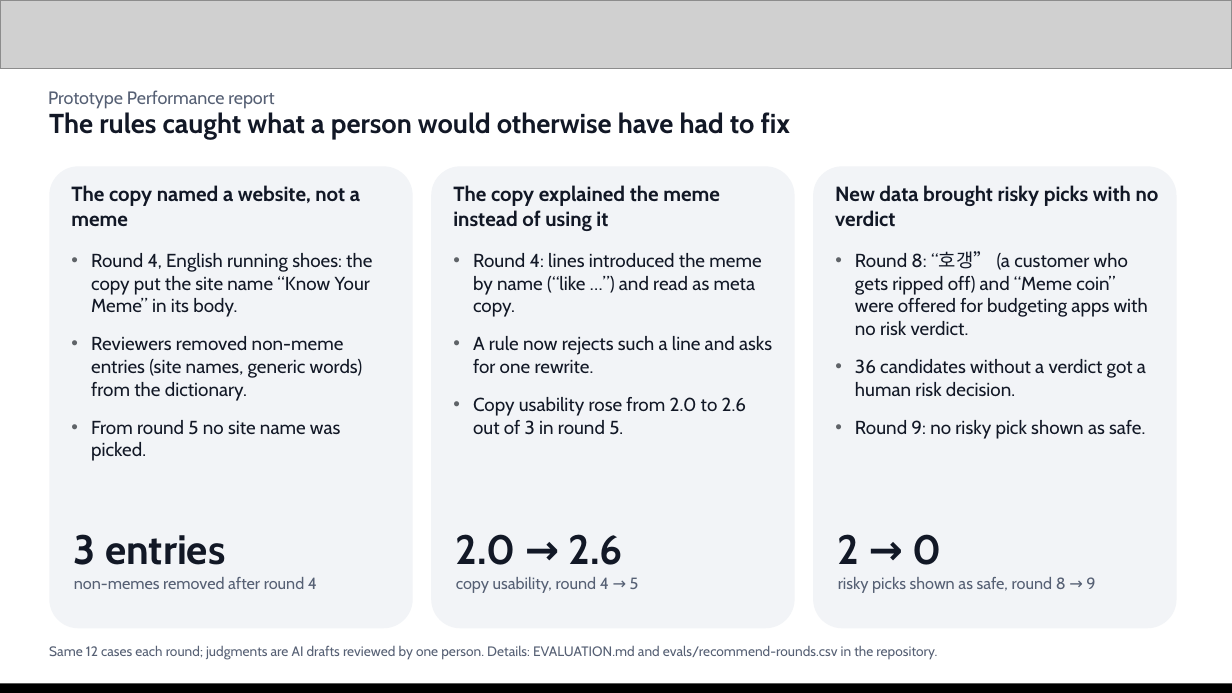
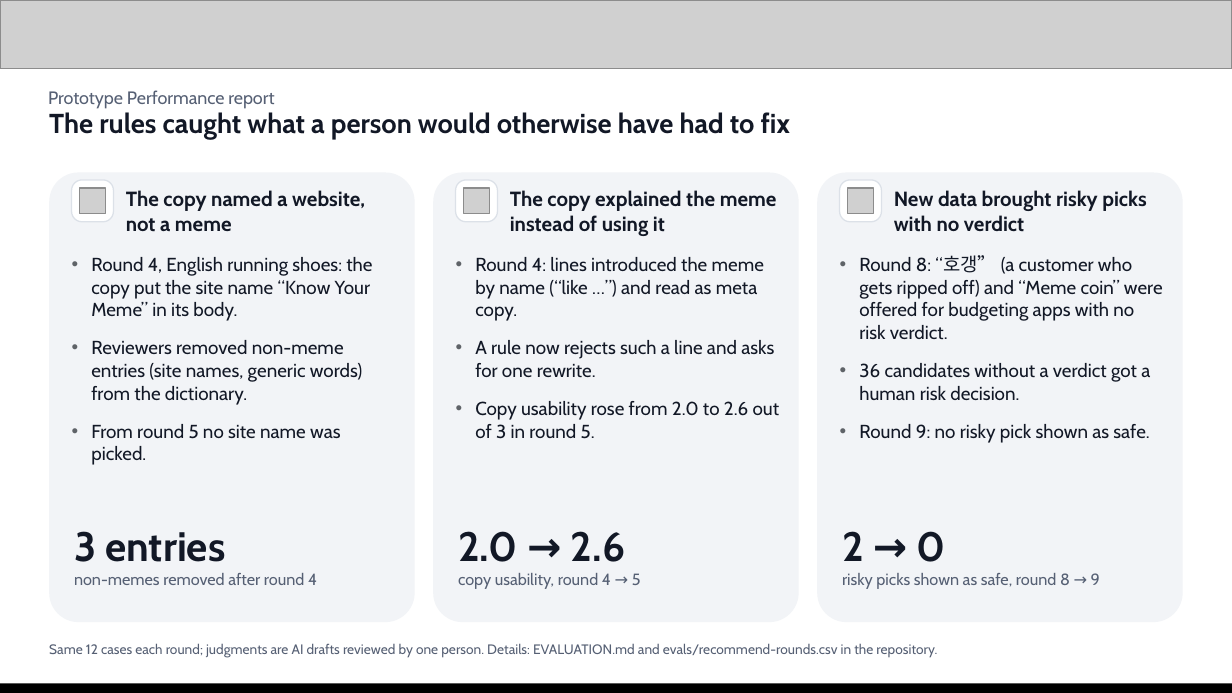
Before and after one commit to Sihyeon-Ji/trend-interpreter, a slide deck: slide 11 of docs/대회/제출/AI-Builder-Cup-제출-초안.pptx. Drawn at 1232x693 pixels with LibreOffice and Linux fonts; fonts in the diff are those of the drawing; grey boxes stand for pictures. Boxes give left, top, right and bottom in pixels: in the first picture for what was removed or moved away, otherwise in the second. Text is boxed around its words. In the diff, an @@ line names an element or a change of style, - is before the commit and + after.

```diff
--- a/docs/대회/제출/AI-Builder-Cup-제출-초안.pptx
+++ b/docs/대회/제출/AI-Builder-Cup-제출-초안.pptx
@@ rounded rectangle: place and size @@
-rounded rectangle at [49, 166, 413, 628]
+rounded rectangle at [49, 172, 415, 622]
@@ rounded rectangle: place and size @@
-rounded rectangle at [431, 166, 795, 628]
+rounded rectangle at [434, 172, 800, 622]
@@ rounded rectangle: place and size @@
-rounded rectangle at [813, 166, 1177, 628]
+rounded rectangle at [817, 172, 1183, 622]
@@ rounded rectangle added at [71, 180, 113, 222], fill #FFFFFF, outline #DCE1E8 0.75 pt @@
@@ picture added at [80, 188, 106, 214] @@
@@ text "The copy named a website, ..." rewrapped from [71, 185, 360, 226] to [126, 190, 365, 232] @@
@@ rounded rectangle added at [456, 180, 498, 222], fill #FFFFFF, outline #DCE1E8 0.75 pt @@
@@ picture added at [463, 188, 489, 214] @@
@@ text "The copy explained the meme ...": place and size @@
-text "The copy explained the meme ..." at [453, 185, 720, 231]
+text "The copy explained the meme ..." at [510, 190, 777, 236]
@@ rounded rectangle added at [839, 180, 881, 222], fill #FFFFFF, outline #DCE1E8 0.75 pt @@
@@ picture added at [848, 188, 873, 214] @@
@@ text "New data brought risky picks ..." rewrapped from [835, 185, 1159, 227] to [894, 190, 1146, 232] @@
@@ text "Round 4, English running shoes: ...": place and size @@
-text "Round 4, English running shoes: ..." at [91, 253, 372, 461]
+text "Round 4, English running shoes: ..." at [91, 257, 372, 465]
@@ text "Round 4: lines introduced the ..." rewrapped from [473, 253, 772, 435] to [475, 257, 780, 439] @@
@@ text "Round 8: “호갱” (a customer ..." rewrapped from [855, 251, 1148, 439] to [859, 255, 1163, 443] @@
@@ text "3 entries": place and size @@
-text "3 entries" at [74, 534, 317, 589]
+text "3 entries" at [74, 531, 317, 585]
@@ text "2.0 → 2.6": place and size @@
-text "2.0 → 2.6" at [456, 534, 639, 593]
+text "2.0 → 2.6" at [458, 531, 641, 589]
@@ text "2 → 0": place and size @@
-text "2 → 0" at [838, 534, 1095, 593]
+text "2 → 0" at [842, 531, 1100, 589]
```
Also in this commit, not shown: 13 other slides changed, 8 other files.
